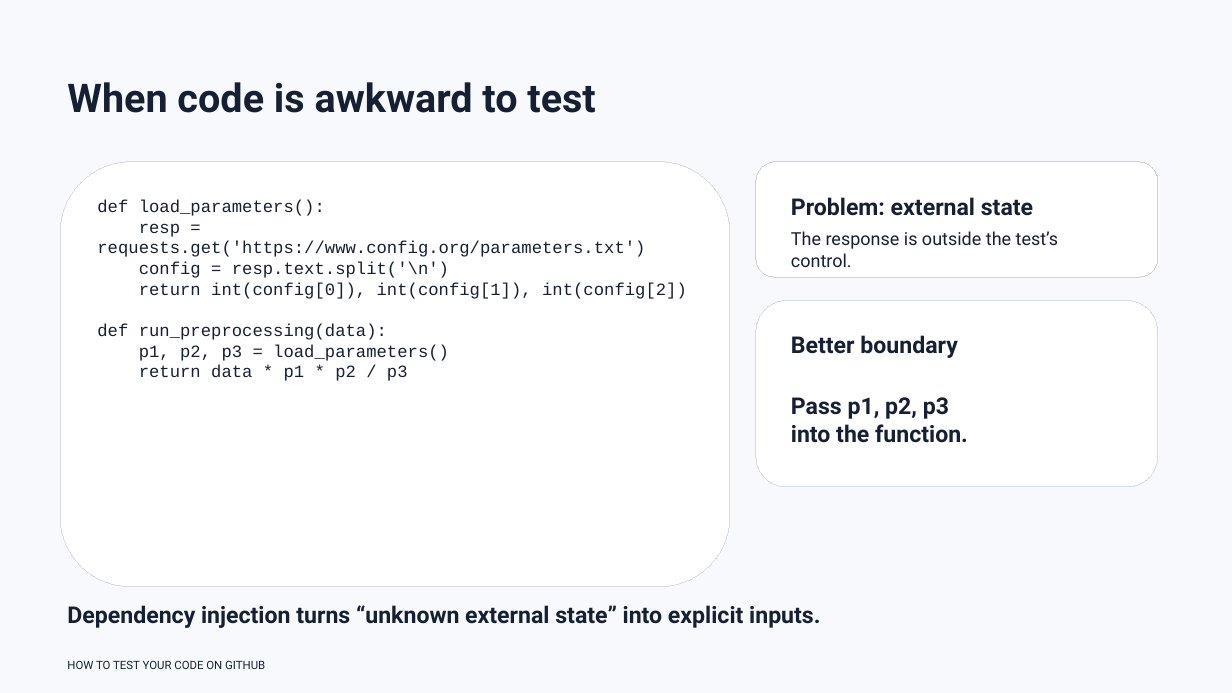
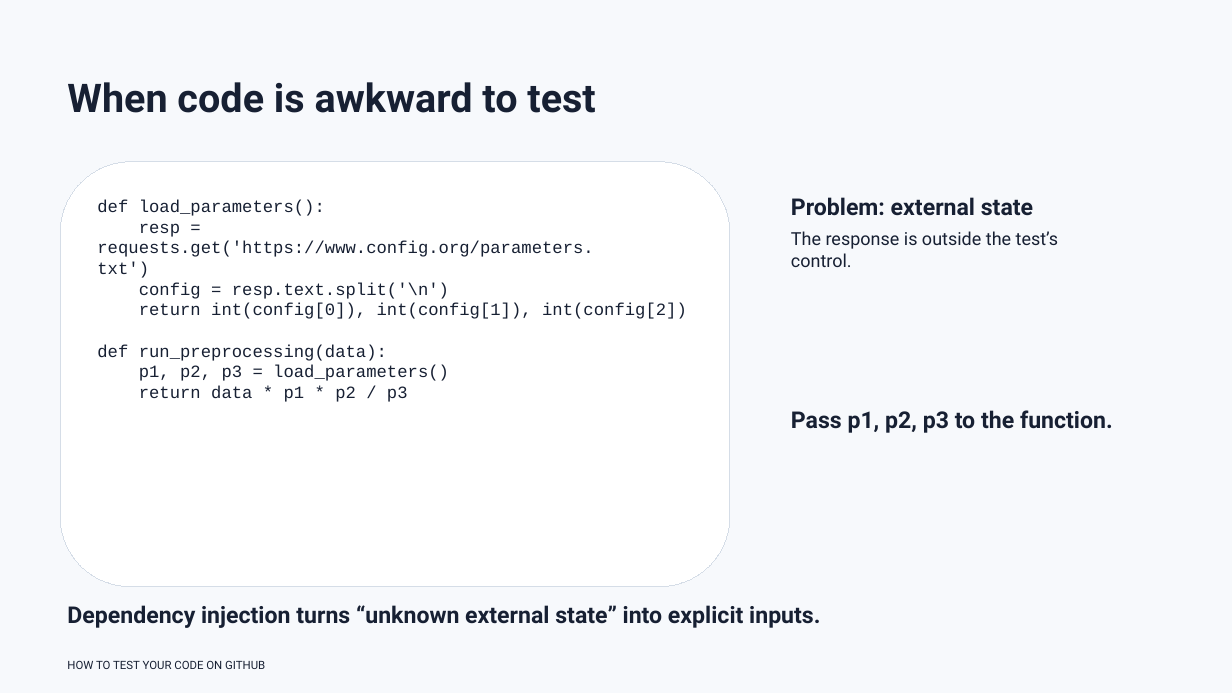
Before and after one commit to rbesenczi/my_ols, a slide deck: slide 20 of presentation/how_to_test_your_code.pptx. Drawn at 1232x693 pixels with LibreOffice and Linux fonts; fonts in the diff are those of the drawing. Boxes give left, top, right and bottom in pixels: in the first picture for what was removed or moved away, otherwise in the second. Text is boxed around its words. In the diff, an @@ line names an element or a change of style, - is before the commit and + after.

```diff
--- a/presentation/how_to_test_your_code.pptx
+++ b/presentation/how_to_test_your_code.pptx
@@ rounded rectangle removed at <box>756,162,1158,277</box> @@
@@ text in rounded rectangle at <box>97,223,593,278</box>: spaces changed @@
-resp = requests.get('https://www.config.org/parameters.txt')
+resp = requests.get('https://www.config.org/parameters. txt')
@@ rounded rectangle removed at <box>756,300,1158,487</box> @@
@@ text removed at <box>791,335,957,358</box> @@
-Better boundary
@@ text at <box>791,410,1113,433</box>: text changed @@
-Pass p1, p2, p3
-into the function.
+Pass p1, p2, p3 to the function.
```
Also in this commit, not shown: 24 other slides changed, 2 slides added.
